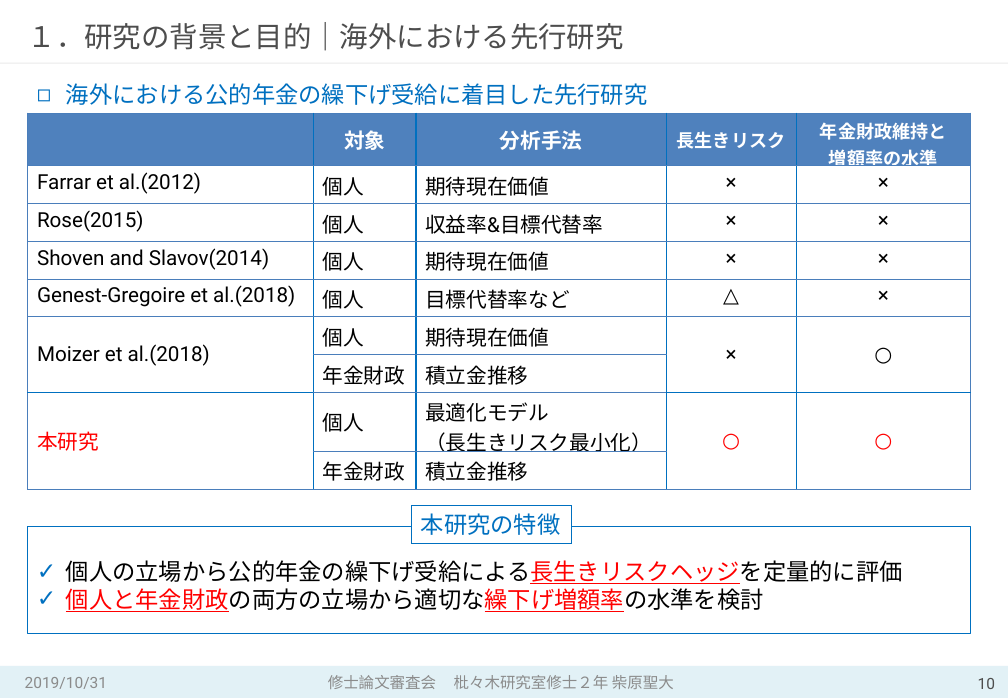
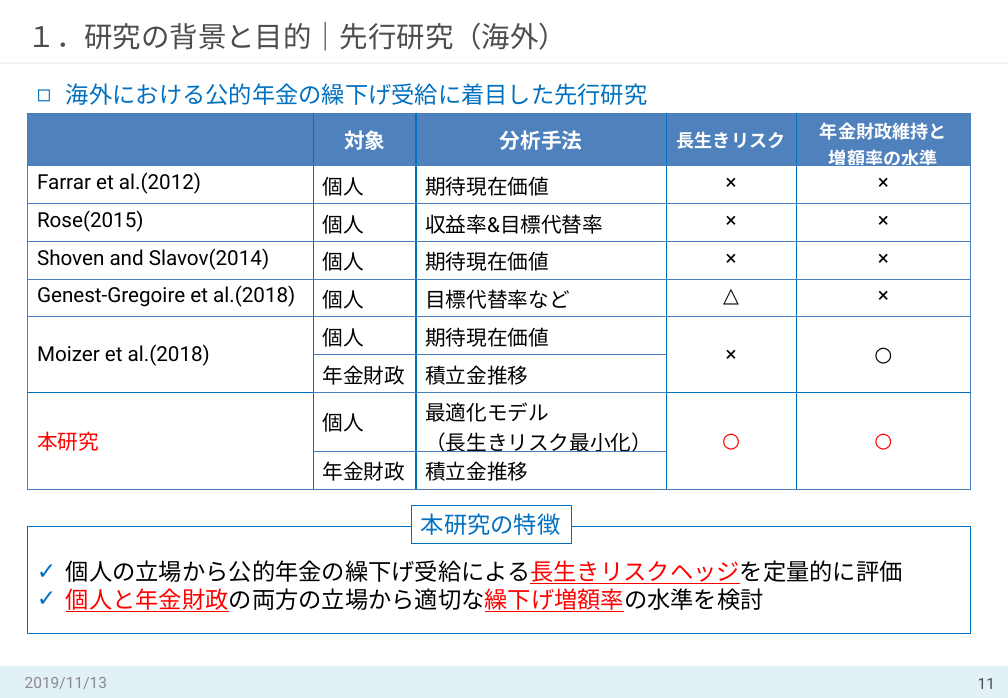
Before and after one commit to MasahiroShibahara/Open, a slide deck: slide 11 of Masahiro_Shibahara①.pptx (slide 10 before the commit). Drawn at 1008x698 pixels with LibreOffice and Linux fonts; fonts in the diff are those of the drawing. Boxes give left, top, right and bottom in pixels: in the first picture for what was removed or moved away, otherwise in the second. Text is boxed around its words. In the diff, an @@ line names an element or a change of style, - is before the commit and + after.

```diff
--- a/Masahiro_Shibahara①.pptx
+++ b/Masahiro_Shibahara①.pptx
@@ title at bbox=[28, 22, 567, 51]: text changed @@
-１．研究の背景と目的｜海外における先行研究
+１．研究の背景と目的｜先行研究（海外）
@@ text at bbox=[25, 677, 107, 689]: text changed @@
-2019/10/31
+2019/11/13
@@ text removed at bbox=[328, 675, 674, 689] @@
-修士論文審査会 枇々木研究室修士２年 柴原聖大
@@ page number at bbox=[978, 678, 995, 689]: text changed @@
-10
+11
```
Also in this commit, not shown: 40 other slides changed, 6 slides added.
